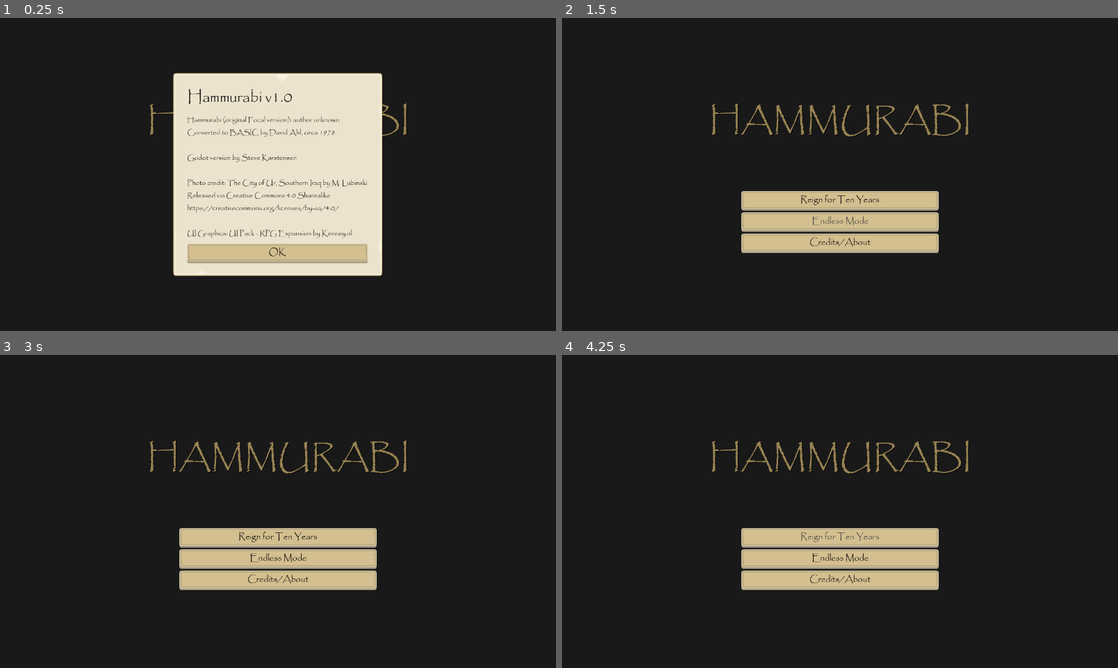
Above: before the commit, frames 1-4 (two rows, left to right).
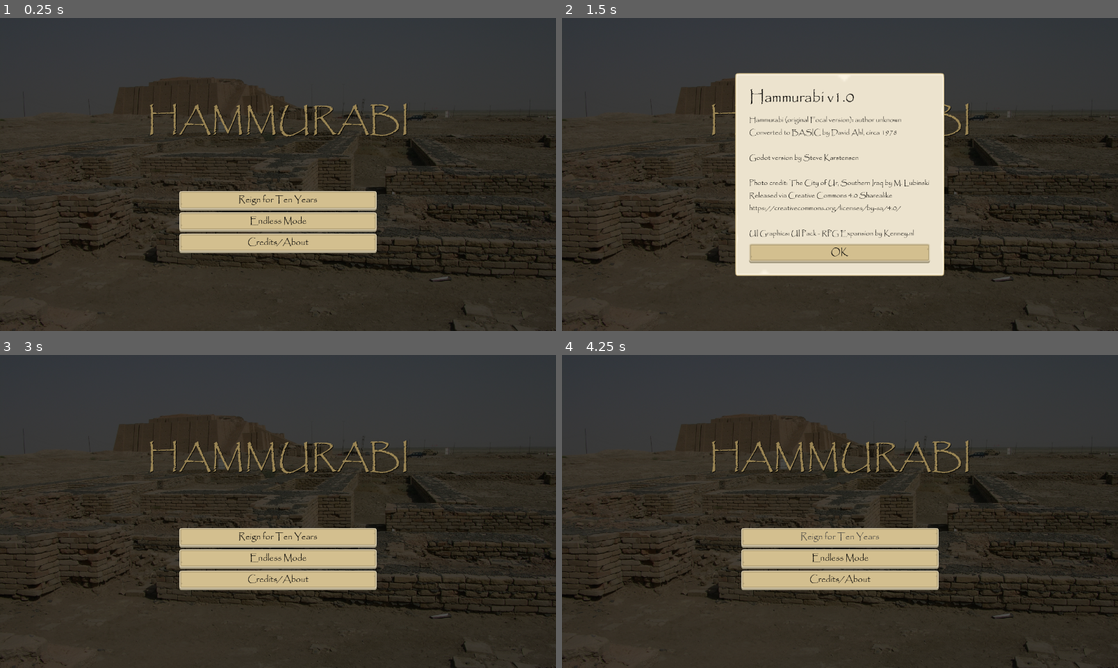
Above: after the commit, the same moments.

Repository: skarstensen/hammurabi
Game: Godot game, scene res://scenes/ui/game.tscn
Two runs of this game, one before a commit and one after it. Both use one fixed random seed, a clock stepped at 60 frames per second and the inputs below.
Inputs (mouse positions are in pixels of both pictures, inside the frame that each line leads up to):
- Up to frame 1 (0.25 s): no input
- Up to frame 2 (1.5 s): click "Credits/About" at 0.5 s; click "Endless Mode" at 1.25 s
- Up to frame 3 (3 s): click "Endless Mode" at 2 s; click (278, 589) at 2.75 s, where only the run after the commit has a clickable "OK"
- Up to frame 4 (4.25 s): click "Reign for Ten Years" at 3.5 s

The runs differ from the first frame. In frame 1, 77% of the frame differs, in the area x 0-100%, y 0-100%; in frame 2, 77%; in frame 3, 64%; in frame 4, 64%.

Commit message:
UI Tweaks

Diff:
--- a/scenes/ui/game.tscn
+++ b/scenes/ui/game.tscn
@@ -8,7 +8,6 @@
 script = ExtResource("1_lirti")
 
 [node name="Main UI" type="Control" parent="."]
-visible = false
 layout_mode = 3
 anchors_preset = 15
 anchor_right = 1.0
--- a/scenes/ui/menu_system.tscn
+++ b/scenes/ui/menu_system.tscn
@@ -75,6 +75,7 @@
 text = "Credits/About"
 
 [node name="About Dialog" type="CenterContainer" parent="."]
+visible = false
 layout_mode = 1
 anchors_preset = 15
 anchor_right = 1.0
@@ -120,4 +121,5 @@
 layout_mode = 2
 text = "OK"
 
+[connection signal="pressed" from="Title Screen/MarginContainer/VBoxContainer/MarginContainer/Buttons/Credits Button" to="." method="_on_credits_button_pressed"]
 [connection signal="pressed" from="About Dialog/PanelContainer/MarginContainer/VBoxContainer/OK Button" to="." method="_on_about_ok_button_pressed"]
--- a/scripts/ui/menu_system.gd
+++ b/scripts/ui/menu_system.gd
@@ -11,3 +11,7 @@
 
 func _on_about_ok_button_pressed():
 	aboutDialog.hide()
+
+
+func _on_credits_button_pressed():
+	aboutDialog.show()
